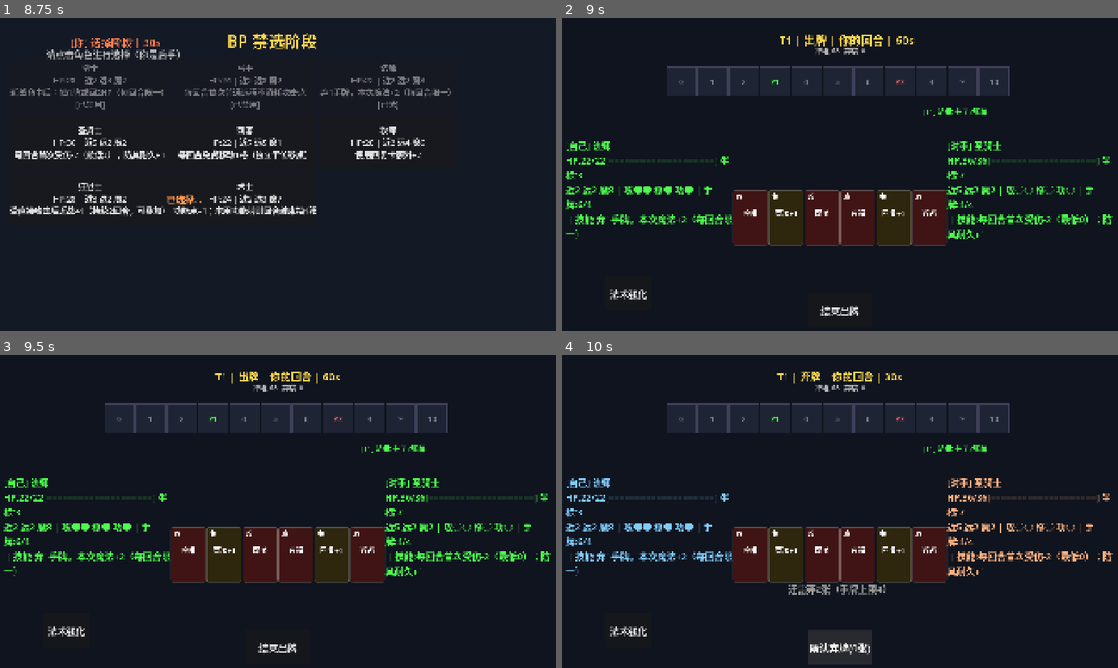
Above: before the commit, frames 1-4 (two rows, left to right).
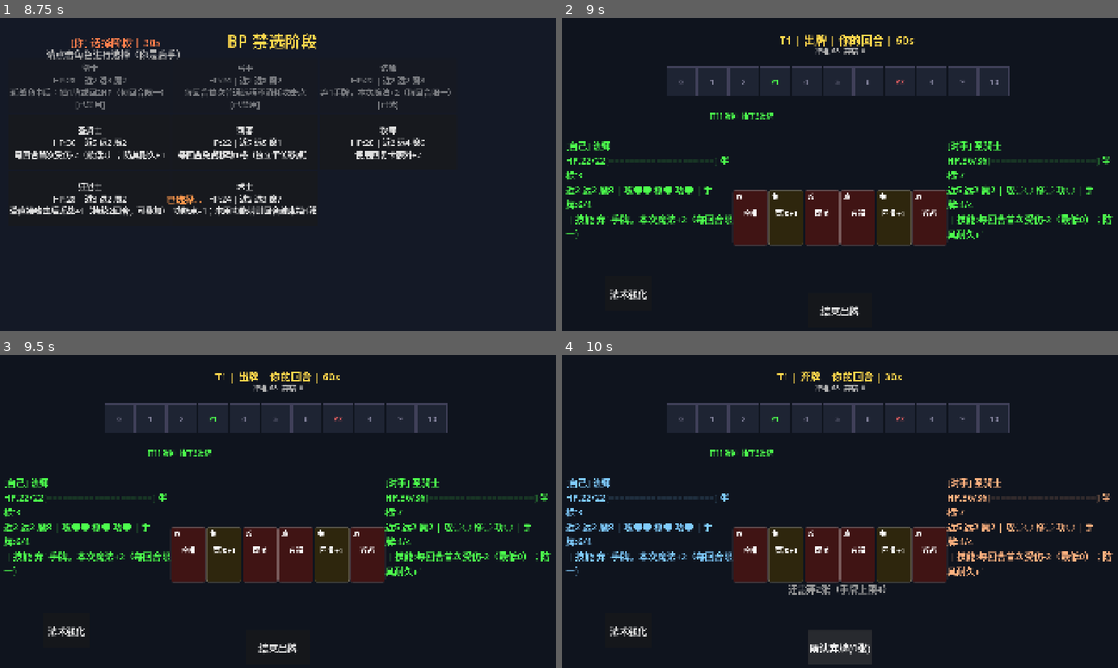
Above: after the commit, the same moments.

Repository: 41hu/card_duel
Game: Godot game, scene res://scenes/main_menu.tscn
Two runs of this game, one before a commit and one after it. Both use one fixed random seed, a clock stepped at 60 frames per second and the inputs below.
Inputs (mouse positions are in pixels of both pictures, inside the frame that each line leads up to):
- Up to frame 1 (8.75 s): click "创建房间" at 0.5 s; click "创建" at 1.25 s; click "返回" at 2 s; click "加入房间" at 2.75 s; click (227, 174) at 3.52 s; type "12" at 3.6 s; click "加入" at 4.25 s; click "返回" at 5 s; click "自我对战" at 5.75 s; click "剑士 HP:28 | 近7 远3 魔2 近战命中后：抽1牌…" at 6.5 s; click "弓手 HP:24 | 近2 远8 魔2 每回合首次普通远程…" at 7.25 s; click "法师 HP:22 | 近2 远2 魔8 弃1手牌，本次魔法…" at 8 s
- Up to frame 2 (9 s): click "圣骑士 HP:36 | 近5 远2 魔2 每回合首次受伤-…" at 8.75 s
- Up to frame 3 (9.5 s): no input
- Up to frame 4 (10 s): click "结束出牌" at 9.5 s

Frame 1 is identical in both runs. In frame 2, 0.3% of the frame differs, in the area x 26-77%, y 28-33%; in frame 3, 0.3%; in frame 4, 0.3%.

Commit message:
对战界面: 出牌历史日志从右侧移到棋盘与手牌之间的中央区域
Co-Authored-By: Claude Opus 4.8 <noreply@anthropic.com>

Diff:
--- a/scenes/battle_scene.tscn
+++ b/scenes/battle_scene.tscn
@@ -116,15 +116,15 @@
 
 [node name="ActionLog" type="ScrollContainer" parent="." unique_id=1493559683]
 layout_mode = 1
-anchors_preset = 11
-anchor_left = 1.0
-anchor_right = 1.0
-anchor_bottom = 1.0
-offset_left = -672.0
-offset_top = 305.0
-offset_right = -12.0
-offset_bottom = -611.0
-grow_horizontal = 0
+anchor_left = 0.5
+anchor_top = 0.0
+anchor_right = 0.5
+anchor_bottom = 1.0
+offset_left = -450.0
+offset_top = 320.0
+offset_right = 450.0
+offset_bottom = -500.0
+grow_horizontal = 2
 grow_vertical = 2
 script = ExtResource("3_log")
 
